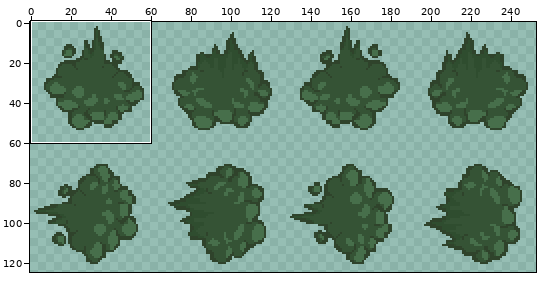
File history of a sprite sheet, resources/gfx/halitosis_tear.png. The picture above shows the old version from afar; the outline marks the close-up.
Close-up. Old version:
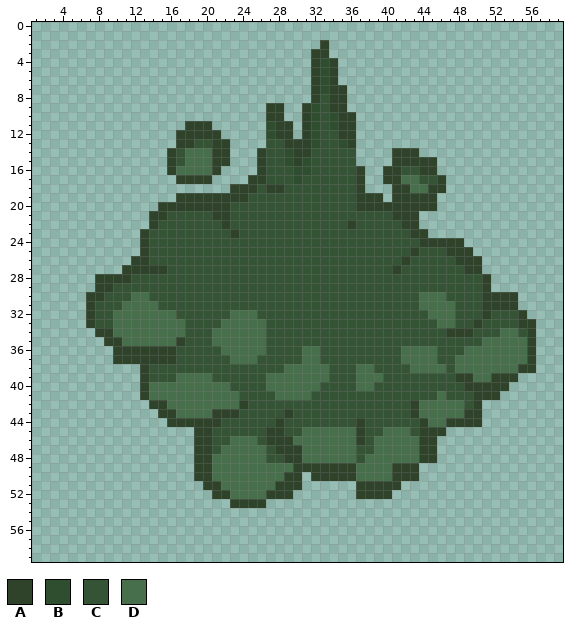
The file is 256x128 pixels. Shown: x 1..59, y 0..59. The wide view leaves out empty margins. The commit also changed other parts of the picture, which this record leaves out.
Palette (. is transparent): A #2f432b  B #2f4d2f  C #355335  D #476f4b
Pixels before, first column x 7:
 2 ..........................A.......................
 3 .........................AA.......................
 4 .........................ABA......................
 5 .........................ABA......................
 6 .........................ABA......................
 7 .........................ABAA.....................
 8 .........................ACAA.....................
 9 ....................AA..ABCAA.....................
10 ....................AA..ABCBAA....................
11 ...........AAA......BAA.ABCBAA....................
12 ..........AAAAA.....BAA.ABCCAA....................
13 ..........AACCAA....CCAAABCCBA....................
14 .........ACDDDAA...ACCBAACCCCC....AAA.............
15 .........ACDDDAA...ACCBABCCCCC....AAAAA...........
16 .........ADDDDA....ACCCBBCCCCCA..AACCAA...........
17 ..........AAAA....AACCCBCCCCCCA..AADDCCA..........
18 ................AAACAACCCCCCCCA...AADDAA..........
19 ..........AAAAAAAACCCCCCCCCCCCAAA.AAAAA...........
20 ........AAAAAAAACCCCCCCCCCCCCCAAAAAAAAA...........
21 .......AACCCCCAACCCCCCCCCCCCCCCCCCAAA.............
22 .......ACCCCCCCACCCCCCCCCCCCCACCCCCAA.............
23 ......ACCCCCCCCCACCCCCCCCCCCCCCCCCCCAA............
24 ......ACCCCCCCCCCCCCCCCCCCCCCCCCCCCCCAAAAA........
25 ......ACCCCCCCCCCCCCCCCCCCCCCCCCCCCCACCCAAA.......
26 .....AACCCCCCCCCCCCCCCCCCCCCCCCCCCCACCCCCAAA......
27 ....AAAAACCCCCCCCCCCCCCCCCCCCCCCCCACCCCCCCAA......
28 .AAAACCCCCCCCCCCCCCCCCCCCCCCCCCCCCCCCCCCCCCCA.....
29 .AACCCCCCCCCCCCCCCCCCCCCCCCCCCCCCCCCCCCCCCCCA.....
30 AACCCDDCCCCCCCCCCCCCCCCCCCCCCCCCCCCCCDDDCCCCAAAA..
31 ACCCDDDDCCCCCCCCCCCCCCCCCCCCCCCCCCCCCDDDDCCCAAAA..
32 ACCDDDDDDDCCCCCCDDDCCCCCCCCCCCCCCCCCCCDDDCCCACCCA.
33 ACCDDDDDDDDCCCCDDDDDCCCCCCCCCCCCCCCCCCCDDCCACCCCAA
34 .AADDDDDDDDCCCDDDDDDCCCCCCCCCCCCCCCCCCCCAAACCCDDCA
35 ..AADDDDDDACCCDDDDDDCCCCCCCCCCCCCCCCCCCCCCCCDDDDDA
36 ...AAAAAAACCCCCDDDDDCCCCDDCCCCCCCCCDDDDCCCDDDDDDDA
37 ...AAAAAAACCCCCCDDDCCCCCDDCCCCCCCCCDDDDCCDDDDDDDDA
38 ......ACCCCCCCCCCCCCCCDDDDDCCCDDCCCCDDDDCDDDDDDDAA
39 ......ACCCDDDDCCCCCCDDDDDDDCCCDDDCCCCCCCCAADDAAA..
40 ......ADDDDDDDDDCCCCDDDDDDCCCCDDCCCCCCCCCCAAAAA...
41 ......ADDDDDDDDDDCCCCDDDDCCCCCCCCCCCCCCDCCCAAA....
42 .......AADDDDDDDDACCCCCCCCCCCCCCCCCCADDDDDCA......
43 ........AADDDDAAACCCCCACCCCCCCCCCCCCADDDDDAA......
44 .........AAAAAACCCCCCACCCCCCCCACCCCCCADDAAAA......
45 ............AACCCCCCAACCDDDDDDACCDDDCAAA..........
46 ............AACCDDDCAAADDDDDDDACDDDDDAA...........
47 ............AACDDDDDCAAADDDDDDCCDDDDDAA...........
48 ............AADDDDDDCCAADDDDDDCDDDDDDAA...........
49 ............AADDDDDDDDDAAAAAAADDDDAAA.............
50 ............AADDDDDDDDAA.AAAAADDDDAAA.............
51 .............AADDDDDDAAA......AAAAA...............
52 ..............AADDDDAAA.......AAAA................
53 ................AAAA..............................
Once edited:
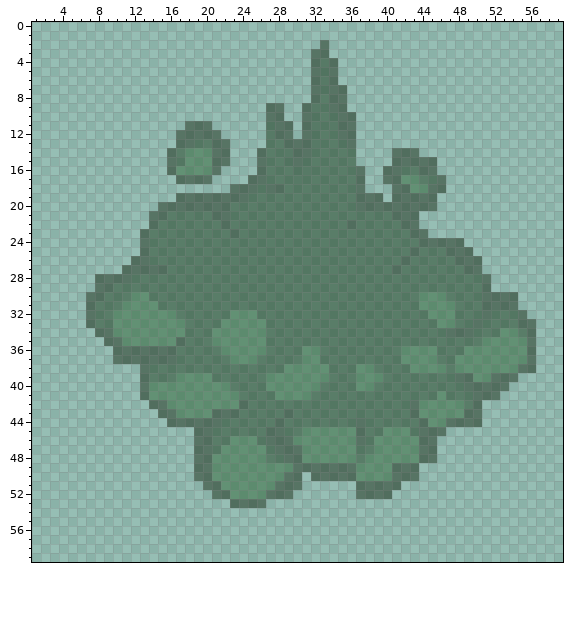
Difference:
colour A: #2f432b -> #182b1580
colour B: #2f4d2f -> #18361880
colour C: #355335 -> #1d3d1d80
colour D: #476f4b -> #2f643480
Pixel boxes of the changes (left, top, right, bottom) in both close-ups:
changed: (86, 40, 536, 508)
